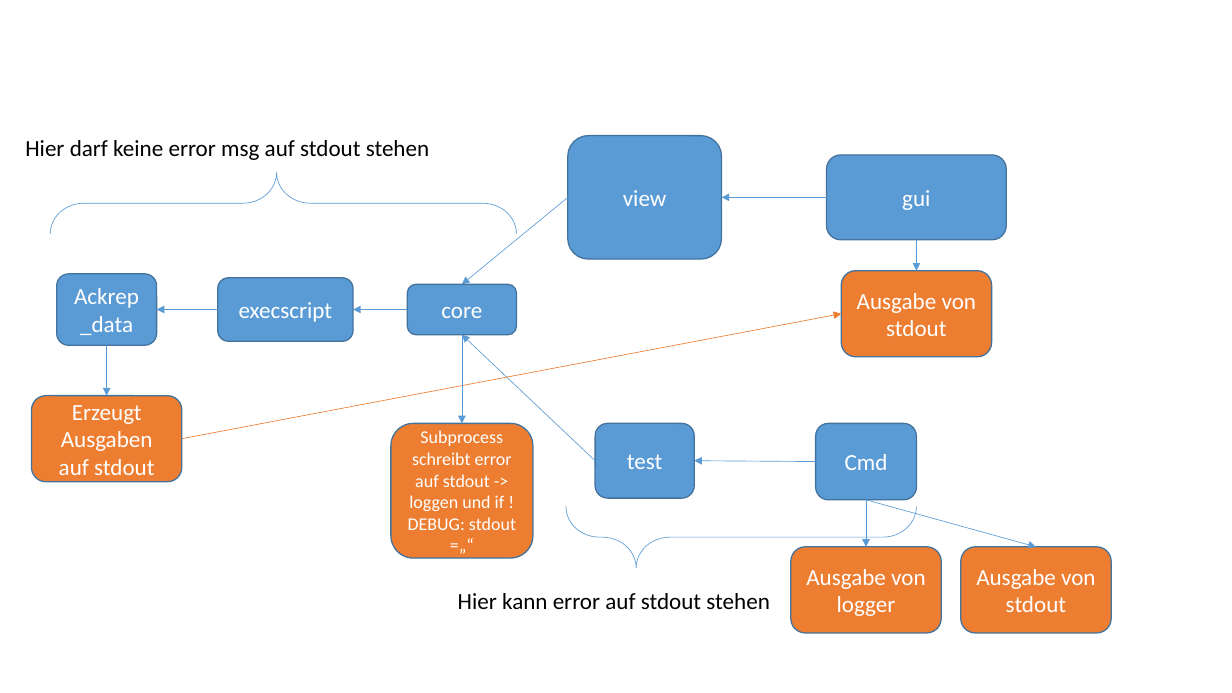
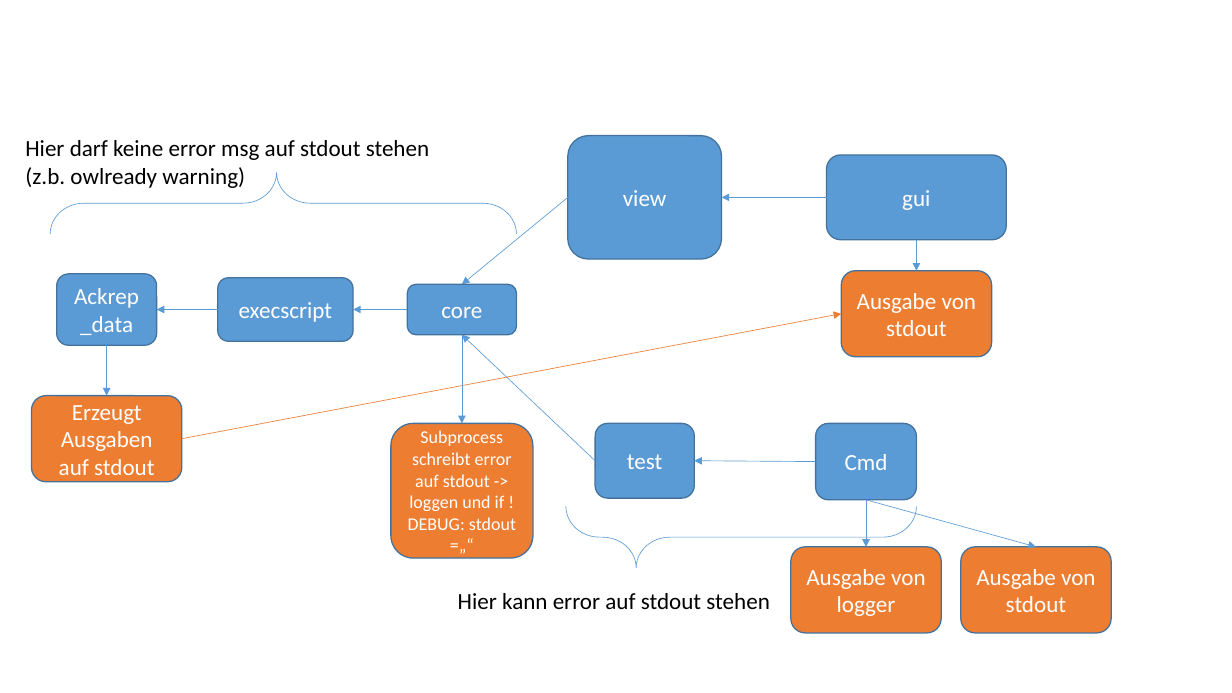
Before and after one commit to ackrep-org/ackrep_core, a slide deck: slide 2 of doc/devdoc/Anforderungen an Fehleranzeige.pptx. Drawn at 1232x693 pixels with LibreOffice and Linux fonts; fonts in the diff are those of the drawing. Boxes give left, top, right and bottom in pixels: in the first picture for what was removed or moved away, otherwise in the second. Text is boxed around its words. In the diff, an @@ line names an element or a change of style, - is before the commit and + after.

```diff
--- a/doc/devdoc/Anforderungen an Fehleranzeige.pptx
+++ b/doc/devdoc/Anforderungen an Fehleranzeige.pptx
@@ text at bbox=[25, 140, 429, 188]: text changed @@
-Hier darf keine error msg auf stdout stehen
+Hier darf keine error msg auf stdout stehen
+(z.b. owlready warning)
```
Also in this commit, not shown: 1 other slide changed, 1 other file.
